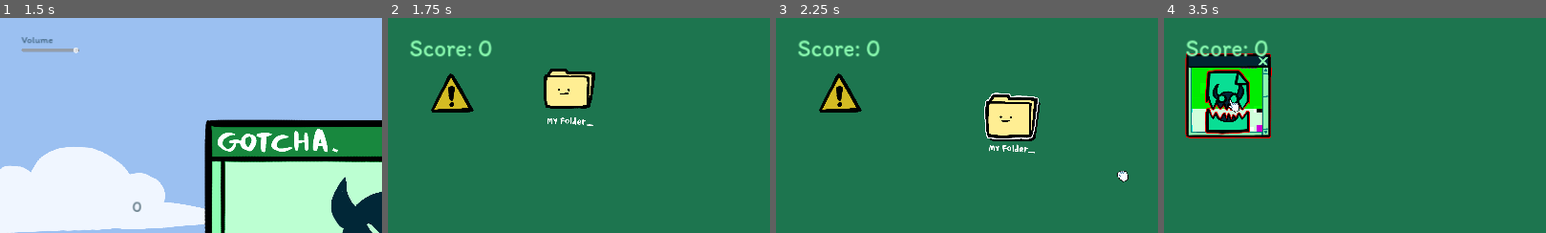
Above: before the commit, frames 1-4 (left to right).
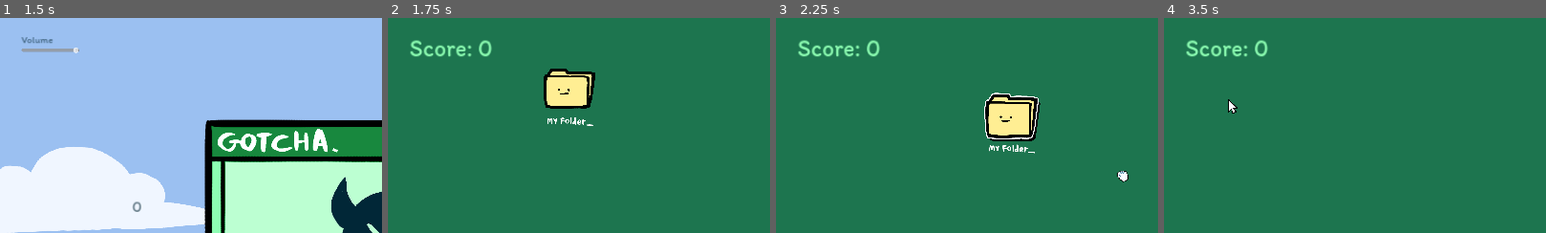
Above: after the commit, the same moments.

Repository: icheft524/Folder-Brawler
Game: Godot game, scene res://menu.tscn
Two runs of this game, one before a commit and one after it. Both use one fixed random seed, a clock stepped at 60 frames per second and the inputs below. The engine's default icon, where the game draws it, is replaced by a stand-in: a white triangle on a blue panel in a dark square.
Inputs (mouse positions are % of the whole screen's width and height, from its top left):
- Up to frame 1 (1.5 s): click (50, 62) at 0.5 s; tap Enter (ui_accept) at 1.25 s; move the mouse to (72, 45) at 1.27 s; press the mouse at (72, 45) at 1.28 s
- Up to frame 2 (1.75 s): tap Enter (ui_accept) at 1.52 s
- Up to frame 3 (2.25 s): release the mouse at (72, 45) at 2 s; tap Enter (ui_accept) at 2 s; drag from (24, 16) to (86, 72) at 2.02 s
- Up to frame 4 (3.5 s): move the mouse to (8, 19) at 2.77 s; press the mouse at (8, 19) at 2.78 s
The pictures show only the part of the screen within x 0-50%, y 0-50%; the shares and areas given below are measured in that part.

Frame 1 is identical in both runs. In frame 2, 1.2% of the frame differs, in the area x 11-23%, y 25-44%; in frame 3, 1.2%; in frame 4, 8.8%, in the area x 5-29%, y 16-56%.

Commit message:
pop_up close fixed

Diff:
--- a/main.tscn
+++ b/main.tscn
@@ -178,9 +178,6 @@
 [node name="enemy_spawner" parent="." instance=ExtResource("2_1umsp")]
 spawns = Array[ExtResource("4_ojwon")]([SubResource("Resource_dmm1q"), SubResource("Resource_rta2e"), SubResource("Reso …(448 unchanged characters)…
 
-[node name="boss" parent="enemy_spawner" instance=ExtResource("13_15cqn")]
-position = Vector2(160, 200)
-
 [node name="adsSpawner" parent="." instance=ExtResource("3_31pho")]
 
 [node name="folder_inventory" parent="." instance=ExtResource("8_jr5b5")]
--- a/popup.gd
+++ b/popup.gd
@@ -37,6 +37,7 @@
 	#if global.pop_start_tutorial:
 		#is_enter = true
 	if !closed and !global.scene_reloaded:
+		$image/close.disabled = false
 		inventory.close()
 		image.set_texture(howtoimage)
 		get_tree().paused = true
@@ -90,6 +91,7 @@
 
 func _on_close_pressed():
 	closed = true
+	$image/close.disabled = true
 	folder.dragging_folder = false
 	folder_shadow.visible = false
 	var tween_close = create_tween()
